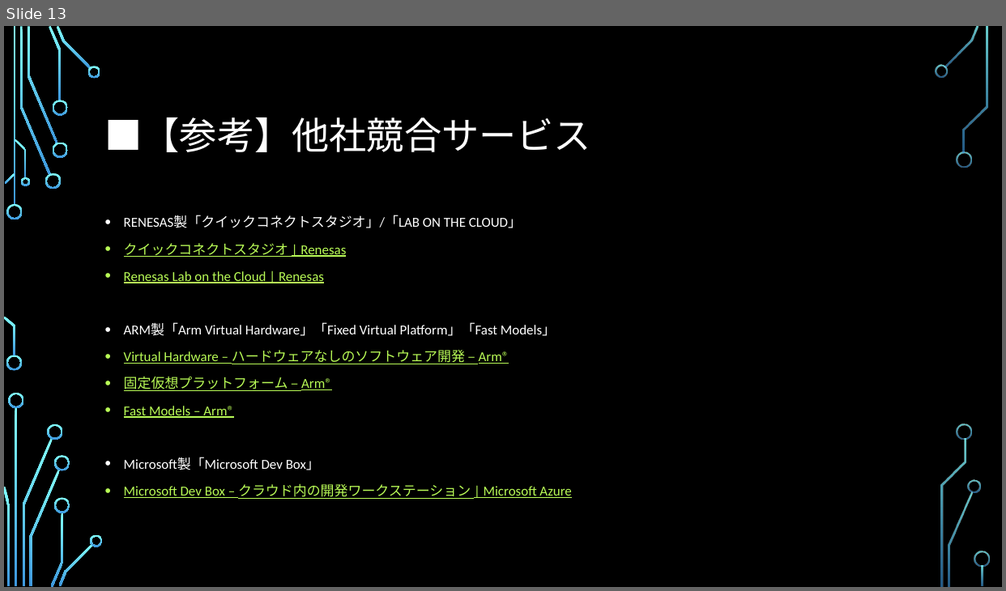
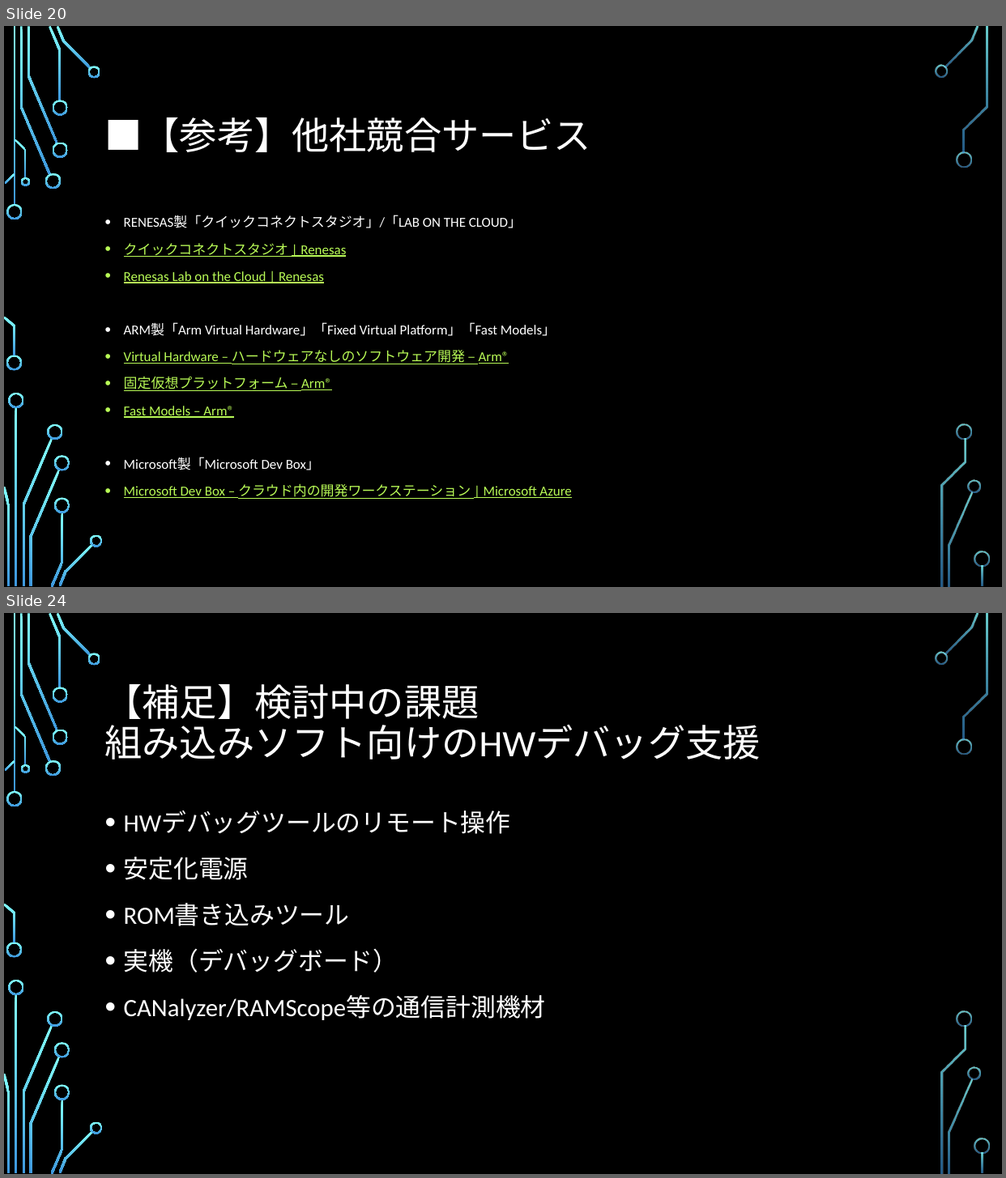
Before and after one commit to SITH-YN/PythonTool, a slide deck: Temp/39期ビジネスアイディア.pptx. Shown one above the other, each under a label of ours: slide 13 before the commit, slides 20 and 24 after it; the slides between them are not shown. The pictures are 1006x591 and 1006x1178 pixels, drawn with LibreOffice and Linux fonts; fonts in the diff are those of the drawing; background and template pictures are left out. Boxes give left, top, right and bottom in pixels: in the first picture for what was removed or moved away, otherwise in the second. Text is boxed around its words. In the diff, an @@ line names an element or a change of style, - is before the commit and + after.

```diff
--- a/Temp/39期ビジネスアイディア.pptx
+++ b/Temp/39期ビジネスアイディア.pptx
@@ slide 24 added at (x1=4, y1=613, x2=1002, y2=1174), background picture (left out); not listed: 36 template elements that a slide beside it also shows @@
@@ title added at (x1=105, y1=684, x2=761, y2=760), 36 pt, text #FFFFFF @@
+【補足】検討中の課題
+組み込みソフト向けのHWデバッグ支援
@@ text added at (x1=124, y1=811, x2=546, y2=1020), 24 pt, text #FFFFFF @@
+• HWデバッグツールのリモート操作
+• 安定化電源
+• ROM書き込みツール
+• 実機（デバッグボード）
+• CANalyzer/RAMScope等の通信計測機材
@@ what was slide 13 is now slide 20 @@
```
Also in this commit, not shown: 5 slides changed, 12 other slides added.
